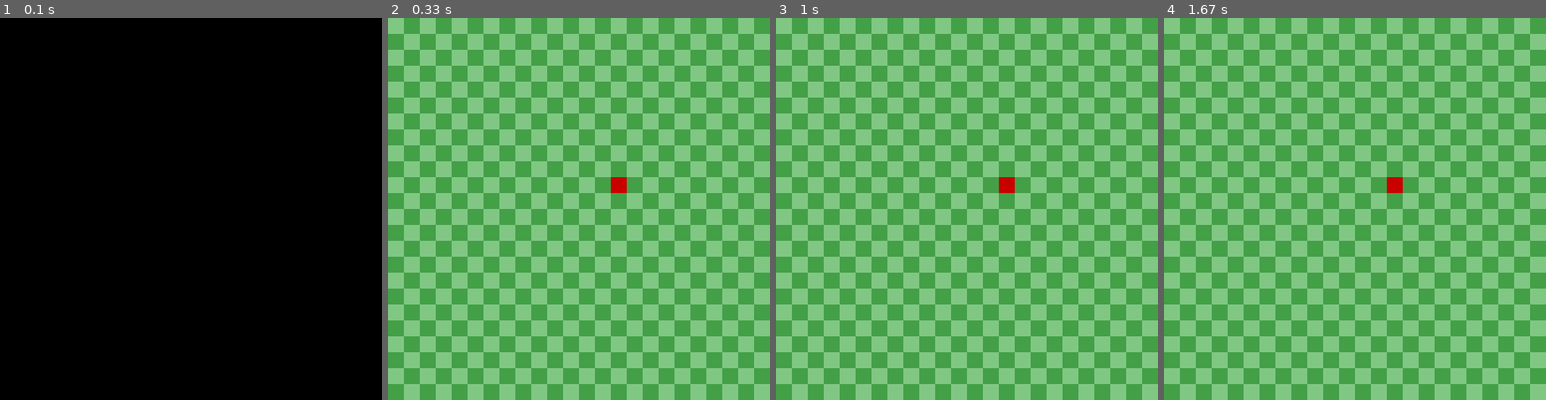
Above: before the commit, frames 1-4 (left to right).
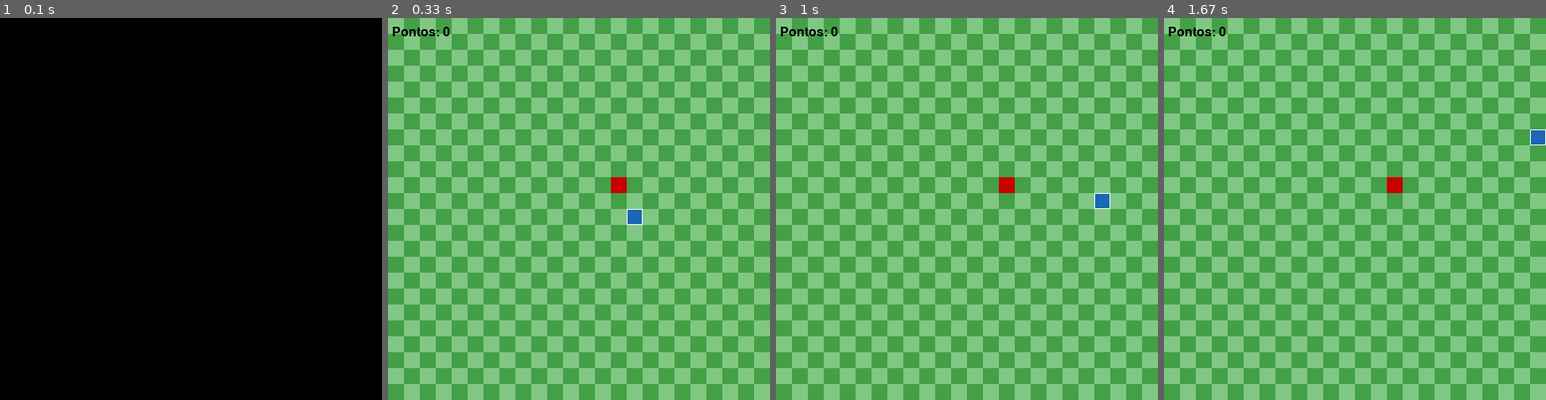
Above: after the commit, the same moments.

Repository: EmersonJesus/Snake_Pygame
Game: pygame game, started from main.py
The game is run twice, just before and just after one commit, with the same random seed, the same clock (stepped at 60 frames per second) and the same inputs.
Inputs:
- Up to frame 1 (0.1 s): no input
- Up to frame 2 (0.33 s): no input
- Up to frame 3 (1 s): hold Right 0.33-0.8 s; hold Up from 0.83 s (still down)
- Up to frame 4 (1.67 s): release Up at 1.3 s; hold Right from 1.33 s (still down)

Frame 1 is identical in both runs. In frame 2, 0.4% of the frame differs, in the area x 1-67%, y 2-55%; in frame 3, 0.4%; in frame 4, 0.4%.

Commit message:
v2.0
melhoras graficas

Diff:
--- a/main.py
+++ b/main.py
@@ -28,6 +28,7 @@
 verde_claro = (67, 160, 71)
 verde_escuro = (129, 199, 132)
 vermelho = (200, 0, 0)
+branco = (255, 255, 255)
 
 # Variaveis do Jogo -------------------------------------------------
 pontos = 0
@@ -45,10 +46,10 @@
     def posicao_aleatoria(self):
         aleatorio_x = random.randint(0, quantidade_colunas - 1) * tamanho_grade
         aleatorio_y = random.randint(0, quantidade_linhas - 1) * tamanho_grade
-        self.location = (aleatorio_x, aleatorio_y)
+        self.localizacao = (aleatorio_x, aleatorio_y)
 
     def desenha(self):
-        quadrado = pygame.Rect(self.location, (tamanho_grade, tamanho_grade))
+        quadrado = pygame.Rect(self.localizacao, (tamanho_grade, tamanho_grade))
         pygame.draw.rect(tela, vermelho, quadrado)
 
 # Classe Cobra -------------------------------------------------------
@@ -56,34 +57,88 @@
     def __init__(self):
         self.corpo = [(largura / 2, altura / 2)]
         self.direcao = direita
-        self.cabeca = self.body[0]
+        self.cabeca = self.corpo[0]
 
 
     def virar(self, direcao):
-        pass
+        # Faz a cobra virar ----------------------------------
+        if len(self.corpo) == 1:
+            self.direcao = direcao
+        else:
+            # Impede a cobra de virar na direção contraria
+            if direcao == esquerda or direcao == direita:
+                if self.corpo[0][1] != self.corpo[1][1]:
+                    self.direcao = direcao
+
+            # Impede a cobra de virar na direção contraria
+            if direcao == cima or direcao == baixo:
+                if self.corpo[0][0] != self.corpo[1][0]:
+                    self.direcao = direcao
 
     def andar(self):
-        pass
+        # Determina o movimento
+        x, y = self.direcao
+        proximo_x = (self.cabeca[0] + x * tamanho_grade)
+        proximo_y = (self.cabeca[1] + y * tamanho_grade)
+
+        # Passa a parede -----------------------------------------------
+        proximo_x = proximo_x % largura
+        proximo_y = proximo_y % altura
+        proxima_localizacao = (proximo_x, proximo_y)
+
+        # Adiciona nova cabeça no inicio da lista -----------------------
+        self.corpo.insert(0, proxima_localizacao)
+        self.cabeca = self.corpo[0]
+
+        # Checa se a comida está na mesma posição da cabeça -------------
+        if comida.localizacao == self.cabeca:
+            # Move a comida para outra localização ----------------------
+            comida.posicao_aleatoria()
+            # Faz com que a proxima localização não seja onde a cobra está
+            while comida.localizacao in self.corpo:
+                comida.posicao_aleatoria()
+        else:
+            # Remove a ultima parte do corpo da lista --------------------
+            self.corpo.pop()
 
     def checa_colisao(self):
-        pass
+        # Checa se a cobra bateu no proprio corpo ------------------------
+        if self.cabeca in self.corpo[1:]:
+            return True
+        else:
+            return False
 
     def desenha(self):
-        pass
+        for parte_corpo in self.corpo:
+            quadrado = pygame.Rect(parte_corpo, (tamanho_grade, tamanho_grade))
+            pygame.draw.rect(tela, azul, quadrado)
+            pygame.draw.rect(tela, branco, quadrado, 1)
 
 # Criando a comida ---------------------------------------------------
 comida = Comida()
+# Criando a Cobra ----------------------------------------------------
+cobra = Cobra()
 
 
 # Loop do Jogo -------------------------------------------------------
 rodando = True
 while rodando:
     relogio.tick(fps)
-
+    pontos = len(cobra.corpo) - 1
     # Checa os eventos -----------------------------------------------
     for evento in pygame.event.get():
         if evento.type == QUIT:
             rodando = False
+        elif evento.type == KEYDOWN:
+            # Vira a cobra com as teclas -----------------------------
+            if evento.key == K_UP:
+                cobra.virar(cima)
+            elif evento.key == K_DOWN:
+                cobra.virar(baixo)
+            elif evento.key == K_RIGHT:
+                cobra.virar(direita)
+            elif evento.key == K_LEFT:
+                cobra.virar(esquerda)
 
     # Desenha o fundo ------------------------------------------------
     for x in range(quantidade_colunas):
@@ -100,6 +155,48 @@
     # Desenhando a comida ---------------------------------------------
     comida.desenha()
 
+    # Move a Cobra ----------------------------------------------------
+    cobra.andar()
+    # Desenha a Cobra --------------------------------------------------
+    cobra.desenha()
+
+    # Mostra os pontos -------------------------------------------------
+    fonte = pygame.font.Font(pygame.font.get_default_font(), 16)
+    texto = fonte.render(f"Pontos: {pontos}", 1, preto)
+    tela.blit(texto, (5, 10))
+
+    # Checa colisão -----------------------------------------------------
+    batida = cobra.checa_colisao()
+    if batida:
+        fim_de_jogo = True
+
+    # Fim de Jogo --------------------------------------------------------
+    while fim_de_jogo:
+        relogio.tick(fps)
+        # Desenha tela de fim de jogo ------------------------------------
+        pygame.draw.rect(tela, preto, (0, largura / 2 - 50, altura, 100))
+        texto = fonte.render("Fim de Jogo! Aperte ESPAÇO para jogar de novo!", 1, branco)
+        texto_rect = texto.get_rect()
+        texto_rect.center = (largura / 2, altura / 2)
+        tela.blit(texto, texto_rect)
+        pygame.display.update()
+
+        # Checa se o jogador apertou o espaço ------------------------------
+        for evento in pygame.event.get():
+            if evento.type == QUIT:
+                fim_de_jogo = False
+                rodando = False
+            elif evento.type == KEYDOWN and evento.key == K_SPACE:
+                # Reseta o jogo ----------------------------------------------
+                fim_de_jogo = False
+                pontos = 0
+                cobra.corpo = [(largura / 2, altura / 2)]
+                cobra.direcao = direita
+                cobra.cabeca = cobra.corpo[0]
+                comida.posicao_aleatoria()
+
+
+
     pygame.display.update()
 
 pygame.quit()
